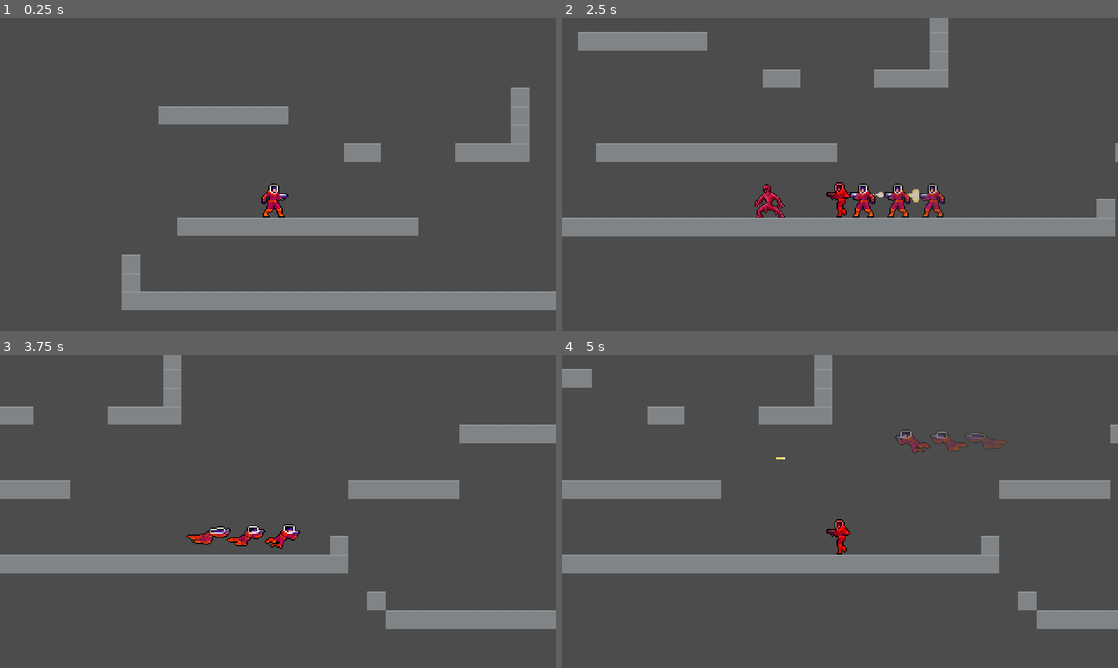
Above: before the commit, frames 1-4 (two rows, left to right).
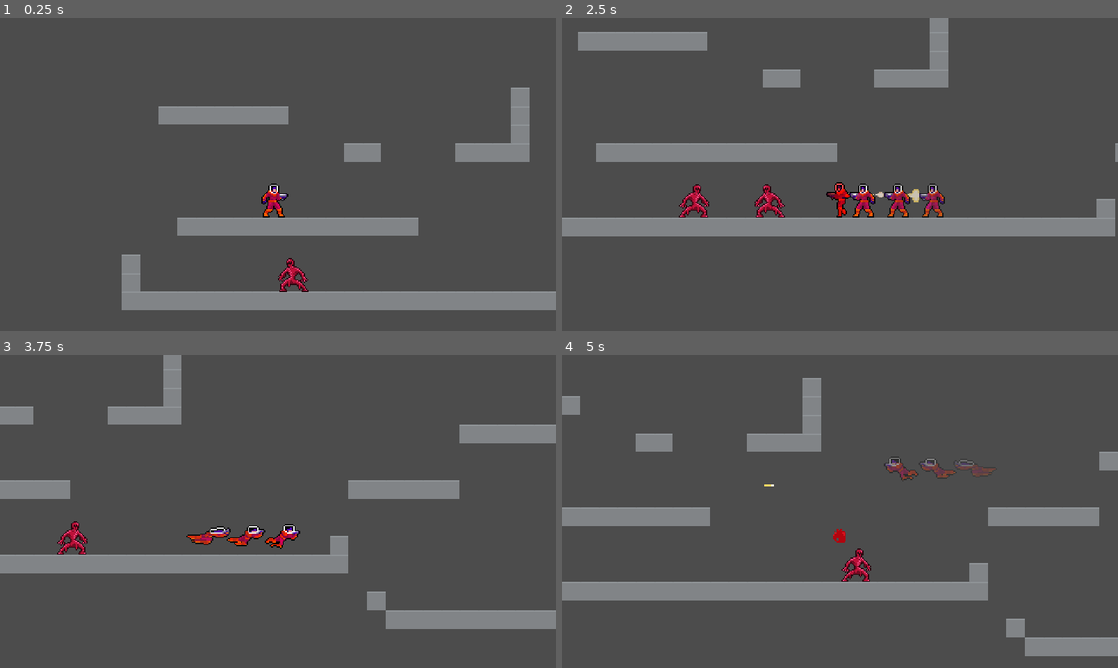
Above: after the commit, the same moments.

Repository: JuroUhlar/red_cascade
Game: Godot game, scene res://scenes/World.tscn
Two runs of this game, one before a commit and one after it. Both use one fixed random seed, a clock stepped at 60 frames per second and the inputs below.
Inputs:
- Up to frame 1 (0.25 s): no input
- Up to frame 2 (2.5 s): hold D (move_right) 0.53-2.03 s; tap X (dash) at 0.6, 1.35, 2.3 s; tap Space (jump) at 0.77, 1.52 s; hold A (move_left) from 2.03 s (still down); hold Z (shoot) from 2.03 s (still down)
- Up to frame 3 (3.75 s): release A (move_left) at 2.78 s; release Z (shoot) at 2.78 s; hold D (move_right) from 2.78 s (still down); tap X (dash) at 2.85, 3.6 s; tap Space (jump) at 3.02 s
- Up to frame 4 (5 s): tap Space (jump) at 3.77, 4.52 s; release D (move_right) at 4.28 s; hold A (move_left) from 4.28 s (still down); tap Z (shoot) at 4.35 s; tap X (dash) at 4.55 s

The runs differ from the first frame. In frame 1, 0.3% of the frame differs, in the area x 50-56%, y 76-88%; in frame 2, 0.3%; in frame 3, 0.3%; in frame 4, 22%, in the area x 0-100%, y 0-97%.

Commit message:
Bullets kill enemy

Diff:
--- a/scenes/Enemy.tscn
+++ b/scenes/Enemy.tscn
@@ -1,7 +1,14 @@
-[gd_scene load_steps=5 format=2]
+[gd_scene load_steps=12 format=2]
 
 [ext_resource path="res://scripts/Enemy.gd" type="Script" id=1]
 [ext_resource path="res://assets/Enemy/enemy_concept.png" type="Texture" id=2]
+[ext_resource path="res://assets/NPC/enemy_death1.png" type="Texture" id=3]
+[ext_resource path="res://assets/NPC/enemy_death2.png" type="Texture" id=4]
+[ext_resource path="res://assets/NPC/enemy_death3.png" type="Texture" id=5]
+[ext_resource path="res://assets/NPC/enemy_death4.png" type="Texture" id=6]
+[ext_resource path="res://assets/NPC/enemy_death5.png" type="Texture" id=7]
+[ext_resource path="res://assets/NPC/enemy_death6.png" type="Texture" id=8]
+[ext_resource path="res://assets/NPC/enemy_death7.png" type="Texture" id=9]
 
 [sub_resource type="RectangleShape2D" id=1]
 extents = Vector2( 12.1487, 14.1609 )
@@ -12,6 +19,11 @@
 "loop": true,
 "name": "default",
 "speed": 5.0
+}, {
+"frames": [ ExtResource( 3 ), ExtResource( 4 ), ExtResource( 5 ), ExtResource( 6 ), ExtResource( 7 ), ExtResource( 8 ), ExtResource( 9 ) ],
+"loop": false,
+"name": "die",
+"speed": 20.0
 } ]
 
 [node name="Enemy" type="KinematicBody2D"]
@@ -26,6 +38,7 @@
 [node name="Sprite" type="AnimatedSprite" parent="."]
 scale = Vector2( 0.5, 0.5 )
 frames = SubResource( 2 )
+playing = true
 
 [node name="VisibilityEnabler2D" type="VisibilityEnabler2D" parent="."]
 visible = false
--- a/scenes/World.tscn
+++ b/scenes/World.tscn
@@ -14,3 +14,6 @@
 
 [node name="Enemy" parent="." instance=ExtResource( 3 )]
 position = Vector2( 455.094, 176.444 )
+
+[node name="Enemy2" parent="." instance=ExtResource( 3 )]
+position = Vector2( 180.403, 234.477 )
--- a/scripts/Enemy.gd
+++ b/scripts/Enemy.gd
@@ -1,20 +1,39 @@
 extends Actor
 
 export var speed = Vector2(100,200)
+export var hp = 30
 
+var dying = false
 
 func _ready():
 	_velocity.x = -speed.x
 	set_physics_process(false)
 	add_to_group("enemies")
+	add_to_group("damageable")
 
 func _physics_process(delta):
-	_velocity.y += gravity * delta
-	if is_on_wall():
-		_velocity.x *= -1.0
-	_velocity.y = move_and_slide(_velocity, FLOOR_NORMAL).y
+	if(dying):
+		pass
+	else:
+		_velocity.y += gravity * delta
+		if is_on_wall():
+			_velocity.x *= -1.0
+		_velocity.y = move_and_slide(_velocity, FLOOR_NORMAL).y
 
-	if sign(_velocity.x) == 1:
-		$Sprite.flip_h = true
-	else:
-		$Sprite.flip_h = false
+		if sign(_velocity.x) == 1:
+			$Sprite.flip_h = true
+		else:
+			$Sprite.flip_h = false
+
+func take_damage(damage):
+	hp -= damage
+	if hp <= 0:
+		die()
+
+func die():
+	dying = true
+	$CollisionShape2D.disabled = true
+	$CollisionShape2D.scale = Vector2.ZERO
+	remove_from_group("enemies")
+	$Sprite.play("die")
+	yield($Sprite, "animation_finished")
--- a/scripts/player_bullet.gd
+++ b/scripts/player_bullet.gd
@@ -1,6 +1,7 @@
 extends Area2D
 
 export var speed = 350
+export var damage = 10
 var velocity = Vector2()
 var direction = 1
 var hit = false
@@ -23,7 +24,12 @@
 	queue_free()
 
 func _on_player_bullet_body_entered(body):
+	print("Bullet Collision")
+	$CollisionShape2D.disabled = true
+	if(body.is_in_group("damageable")):
+		body.take_damage(damage)
 	$Sprite.play("impact")
 	hit = true
+
 	yield($Sprite, "animation_finished")
 	queue_free()
